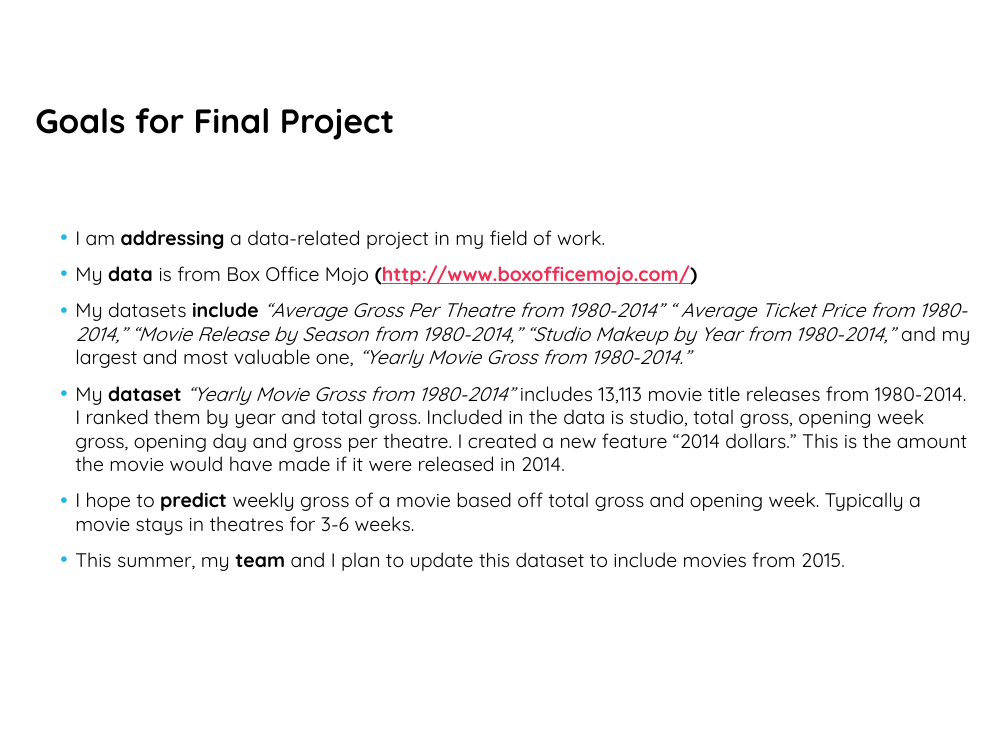
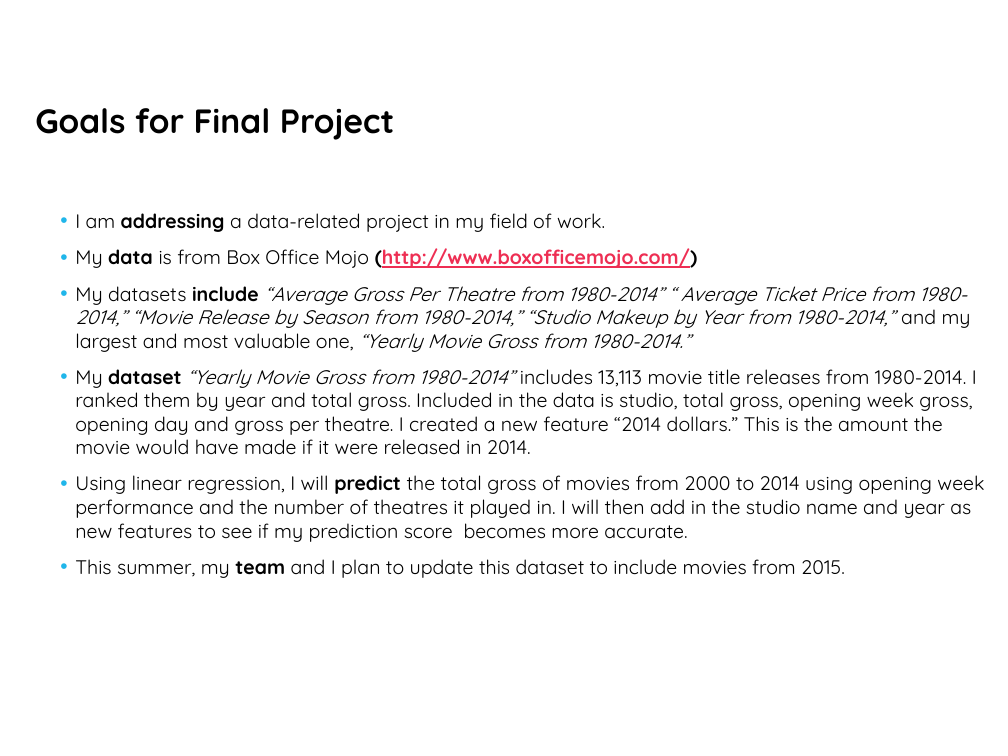
Before and after one commit to katherinebenjamin/Homeworks, a slide deck: slide 2 of Movie.DatabasePicture.pptx. Drawn at 1008x756 pixels with LibreOffice and Linux fonts; fonts in the diff are those of the drawing; background and template pictures are left out. Boxes give left, top, right and bottom in pixels: in the first picture for what was removed or moved away, otherwise in the second. Text is boxed around its words. In the diff, an @@ line names an element or a change of style, - is before the commit and + after.

```diff
--- a/Movie.DatabasePicture.pptx
+++ b/Movie.DatabasePicture.pptx
@@ text "I am addressing a data-related ...": place and size @@
-text "I am addressing a data-related ..." at <box>75,230,971,571</box>
+text "I am addressing a data-related ..." at <box>75,213,984,578</box>
@@ text at <box>75,475,984,542</box>: text changed @@
-• I hope to predict weekly gross of a movie based off total gross and opening week. Typically a movie stays in theatres for 3-6 weeks.
+• Using linear regression, I will predict the total gross of movies from 2000 to 2014 using opening week performance and the number of theatres it played in. I will then add in the studio name and year as new features to see if my prediction score becomes more accurate.
```
Also in this commit, not shown: 4 other slides changed.
